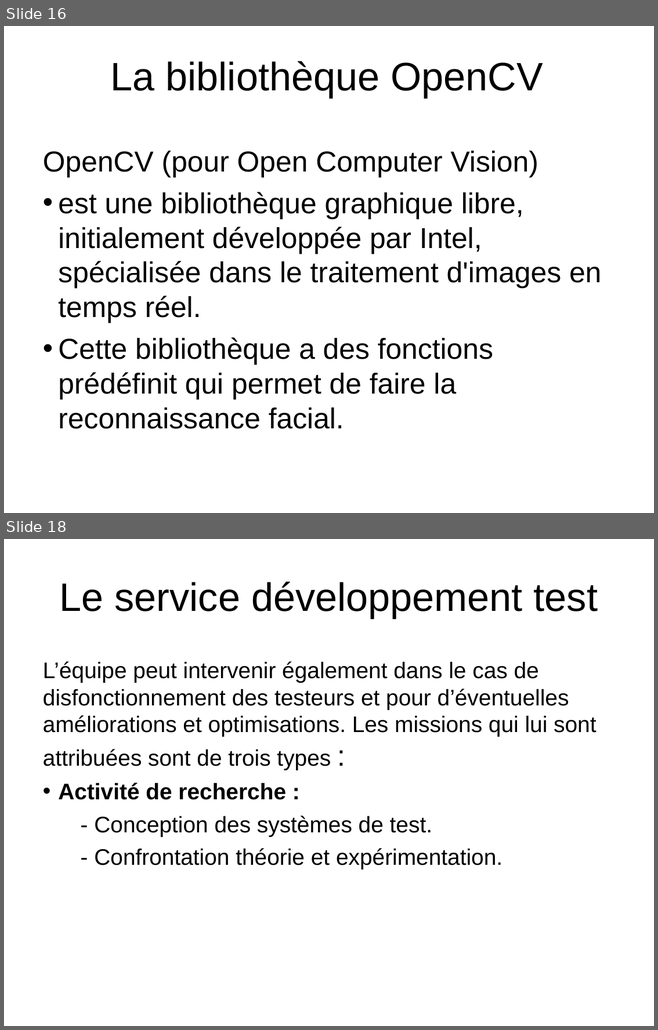
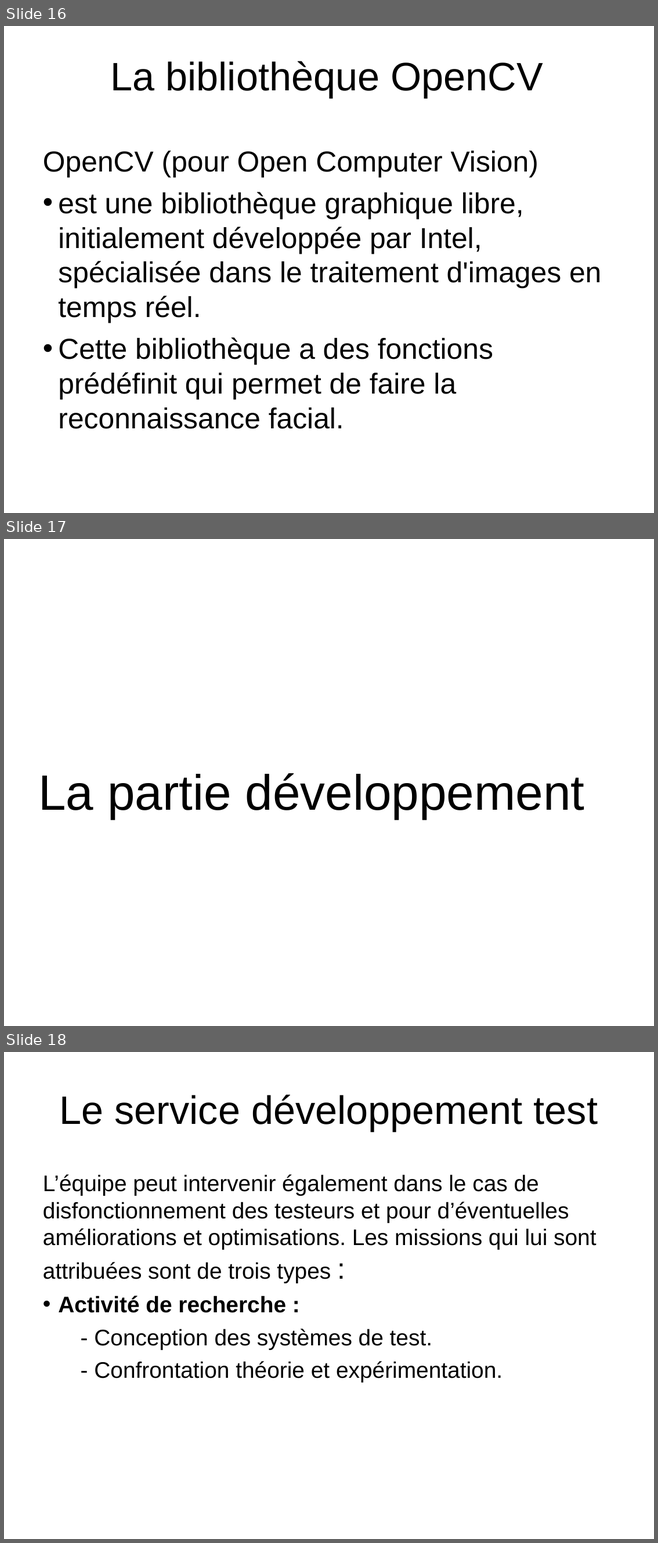
Before and after one commit to HabibAroua/Criminel_dep, a slide deck: documentation/presentation/P1/2734.ppt. Shown one above the other, each under a label of ours: slides 16 and 18 before the commit, slides 16, 17 and 18 after it; the slides between them are not shown. The pictures are 658x1030 and 658x1543 pixels, drawn with LibreOffice and Linux fonts; fonts in the diff are those of the drawing; background and template pictures are left out. Boxes give left, top, right and bottom in pixels: in the first picture for what was removed or moved away, otherwise in the second. Text is boxed around its words. In the diff, an @@ line names an element or a change of style, - is before the commit and + after.

```diff
--- a/documentation/presentation/P1/2734.ppt
+++ b/documentation/presentation/P1/2734.ppt
@@ slide 17 added at (4, 539, 654, 1026), background picture (left out) @@
@@ text added at (38, 773, 585, 819), 55 pt, text #000000 @@
+La partie développement
```
Also in this commit, not shown: 1 slide removed.
